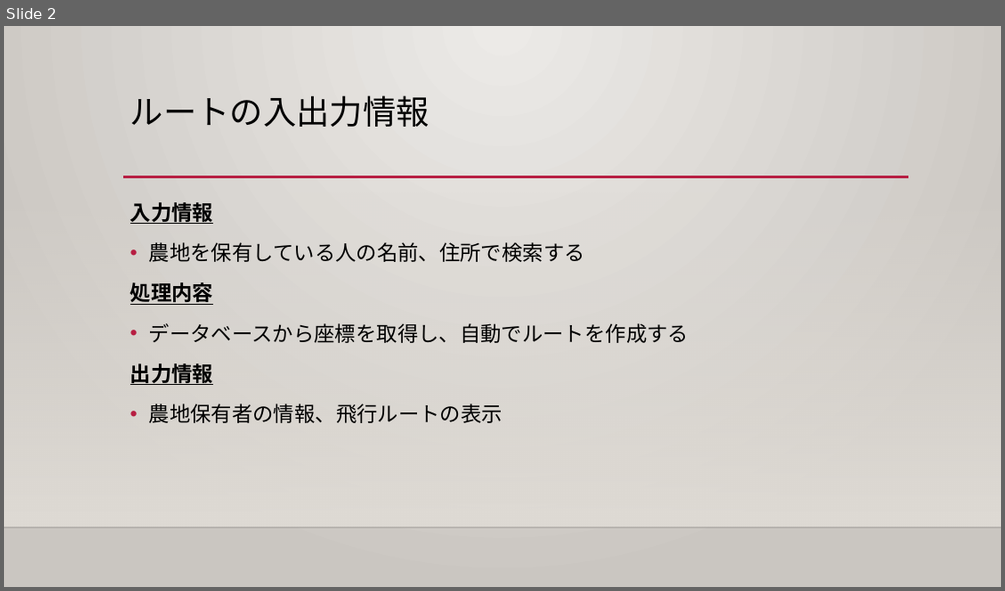
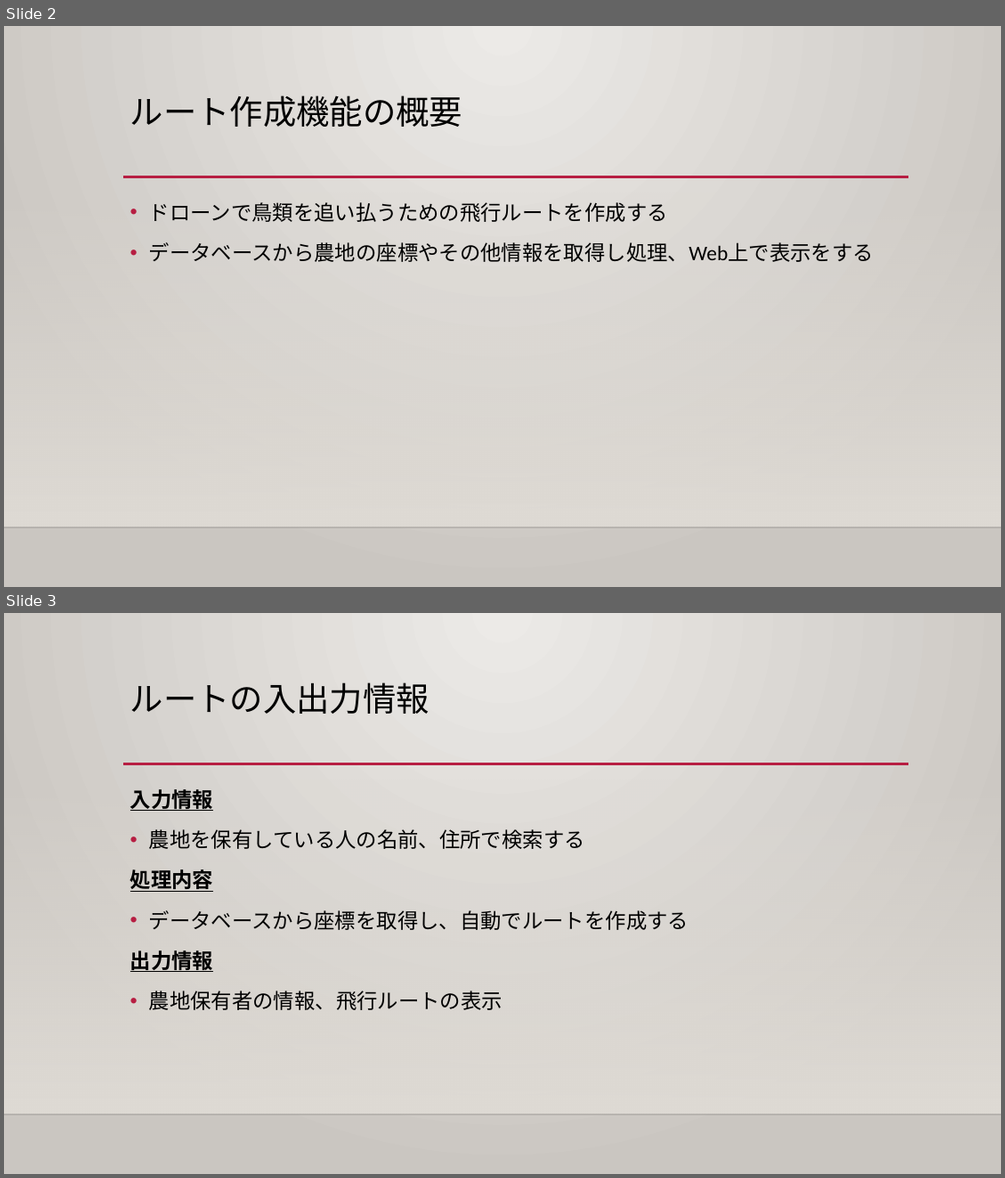
Before and after one commit to yukiafronia/SeminarA-B, a slide deck: 20180917古川パワポ.pptx. Shown one above the other, each under a label of ours: slide 2 before the commit, slides 2 and 3 after it. The pictures are 1005x591 and 1005x1178 pixels, drawn with LibreOffice and Linux fonts; fonts in the diff are those of the drawing; background and template pictures are left out. Boxes give left, top, right and bottom in pixels: in the first picture for what was removed or moved away, otherwise in the second. Text is boxed around its words. In the diff, an @@ line names an element or a change of style, - is before the commit and + after.

```diff
--- a/20180917古川パワポ.pptx
+++ b/20180917古川パワポ.pptx
@@ slide 2 added at <box>4,26,1001,587</box>, background gradient #ECEAE7 to #CAC7C1; not listed: 3 template elements that a slide beside it also shows @@
@@ title added at <box>130,95,462,127</box>, 32 pt, text #000000 @@
+ルート作成機能の概要
@@ text added at <box>149,202,874,262</box>, 20 pt, text #000000 @@
+• ドローンで鳥類を追い払うための飛行ルートを作成する
+• データベースから農地の座標やその他情報を取得し処理、Web上で表示をする
@@ what was slide 2 is now slide 3 @@
```
